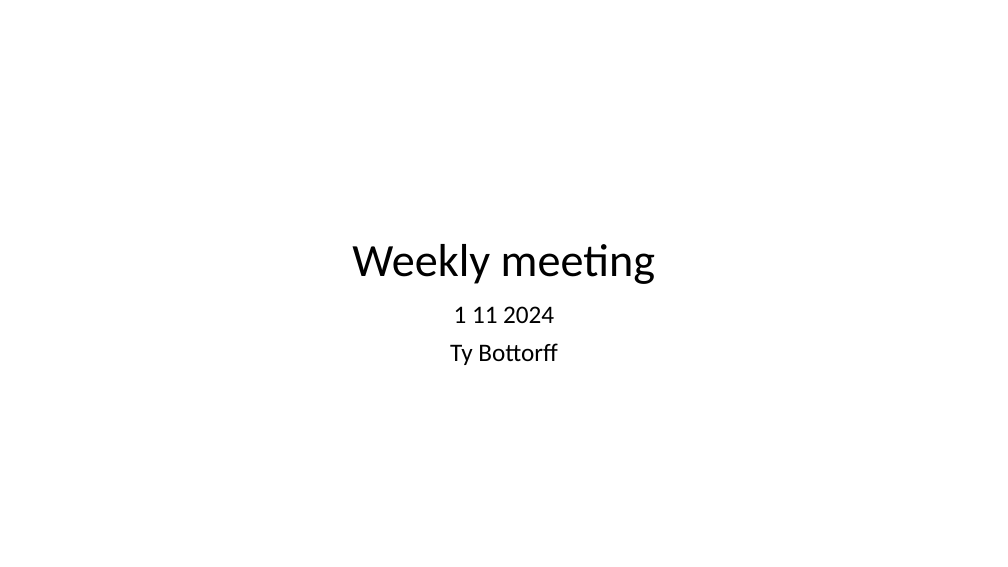
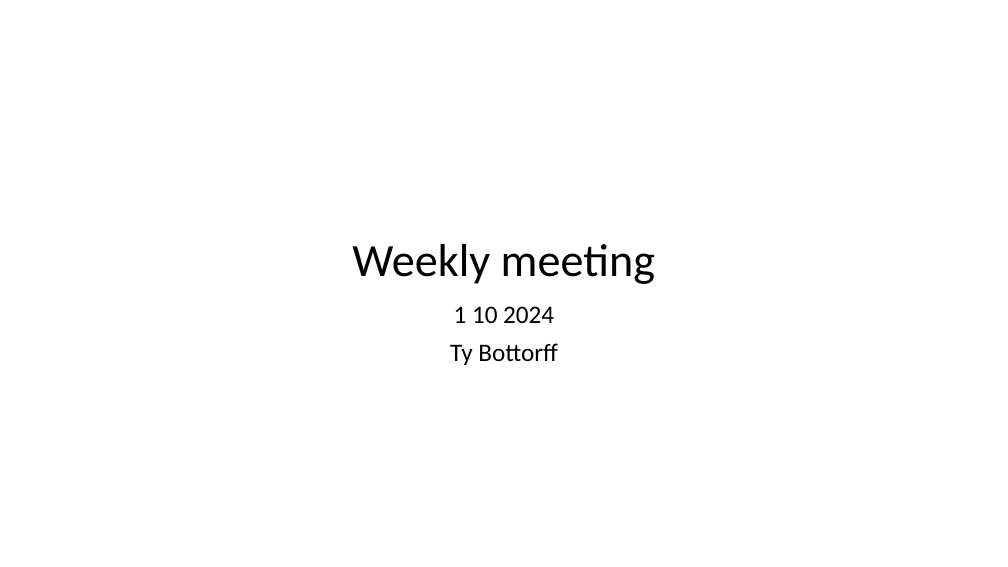
Before and after one commit to tybottorff/bottorffdocs, a slide deck: slide 1 of linsley_postdoc/presentations/weekly_meetings/1_10_24.pptx. Drawn at 1008x567 pixels with LibreOffice and Linux fonts; fonts in the diff are those of the drawing. Boxes give left, top, right and bottom in pixels: in the first picture for what was removed or moved away, otherwise in the second. Text is boxed around its words. In the diff, an @@ line names an element or a change of style, - is before the commit and + after.

```diff
--- a/linsley_postdoc/presentations/weekly_meetings/1_10_24.pptx
+++ b/linsley_postdoc/presentations/weekly_meetings/1_10_24.pptx
@@ subtitle at bbox=[454, 306, 554, 323]: text changed @@
-1 11 2024
+1 10 2024
```
Also in this commit, not shown: 7 other slides changed, 1 slide added, 1 slide removed, 1 other file.
